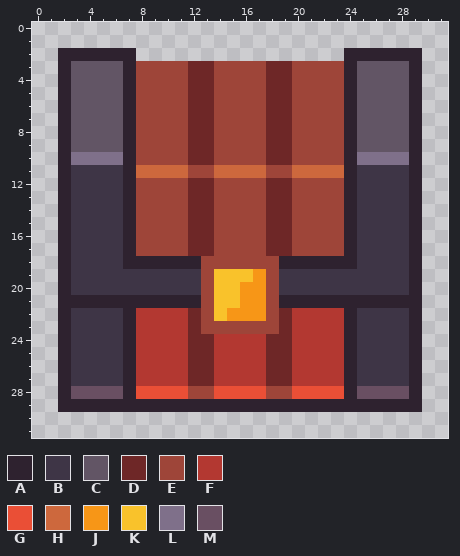
Pixel-art sprite -- data/images/tiles/chest/chest.png. The picture above was drawn from the file before the commit.
The file is 32x32 pixels.
Palette (. is transparent): A #2e222f  B #3e3546  C #625565  D #6e2727  E #9e4539  F #b33831  G #ea4f36  H #cd683d  J #f79617  K #f9c22b  L #7f708a  M #694f62
Pixels before, first column x 2:
 2 AAAAAA................AAAAAA
 3 ACCCCAEEEEDDEEEEDDEEEEACCCCA
 4 ACCCCAEEEEDDEEEEDDEEEEACCCCA
 5 ACCCCAEEEEDDEEEEDDEEEEACCCCA
 6 ACCCCAEEEEDDEEEEDDEEEEACCCCA
 7 ACCCCAEEEEDDEEEEDDEEEEACCCCA
 8 ACCCCAEEEEDDEEEEDDEEEEACCCCA
 9 ACCCCAEEEEDDEEEEDDEEEEACCCCA
10 ALLLLAEEEEDDEEEEDDEEEEALLLLA
11 ABBBBAHHHHEEHHHHEEHHHHABBBBA
12 ABBBBAEEEEDDEEEEDDEEEEABBBBA
13 ABBBBAEEEEDDEEEEDDEEEEABBBBA
14 ABBBBAEEEEDDEEEEDDEEEEABBBBA
15 ABBBBAEEEEDDEEEEDDEEEEABBBBA
16 ABBBBAEEEEDDEEEEDDEEEEABBBBA
17 ABBBBAEEEEDDEEEEDDEEEEABBBBA
18 ABBBBAAAAAAEEEEEEAAAAAABBBBA
19 ABBBBBBBBBBEKKKJEBBBBBBBBBBA
20 ABBBBBBBBBBEKKJJEBBBBBBBBBBA
21 AAAAAAAAAAAEKKJJEAAAAAAAAAAA
22 ABBBBAFFFFDEKJJJEDFFFFABBBBA
23 ABBBBAFFFFDEEEEEEDFFFFABBBBA
24 ABBBBAFFFFDDFFFFDDFFFFABBBBA
25 ABBBBAFFFFDDFFFFDDFFFFABBBBA
26 ABBBBAFFFFDDFFFFDDFFFFABBBBA
27 ABBBBAFFFFDDFFFFDDFFFFABBBBA
28 AMMMMAGGGGEEGGGGEEGGGGAMMMMA
29 AAAAAAAAAAAAAAAAAAAAAAAAAAAA
Now the later version:
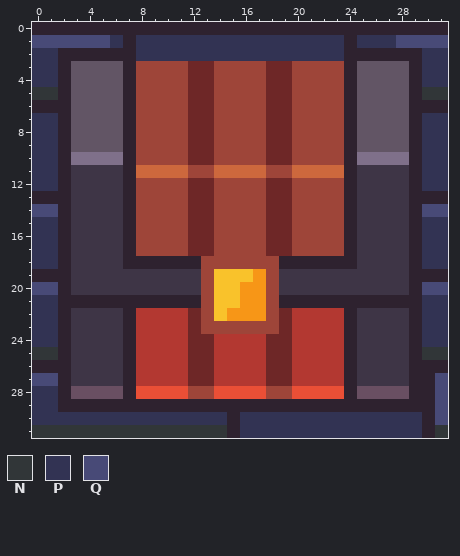
Colours new in this view: N #313638  P #323353  Q #484a77
From old to new:
y 0: x 0..31 ................................ -> AAAAAAAAAAAAAAAAAAAAAAAAAAAAAAAA
y 1: x 0..31 ................................ -> QQQQQQPAPPPPPPPPPPPPPPPPAPPPQQQQ
y 2: x 0..1 .. -> PP; x 8..23 ................ -> PPPPPPPPPPPPPPPP; x 30..31 .. -> PP
y 3..4: x 0..1 .. -> PP; x 30..31 .. -> PP
y 5: x 0..1 .. -> NN; x 30..31 .. -> NN
y 6: x 0..1 .. -> AA; x 30..31 .. -> AA
y 7..12: x 0..1 .. -> PP; x 30..31 .. -> PP
y 13: x 0..1 .. -> AA; x 30..31 .. -> AA
y 14: x 0..1 .. -> QQ; x 30..31 .. -> QQ
y 15..18: x 0..1 .. -> PP; x 30..31 .. -> PP
y 19: x 0..1 .. -> AA; x 30..31 .. -> AA
y 20: x 0..1 .. -> QQ; x 30..31 .. -> QQ
y 21..24: x 0..1 .. -> PP; x 30..31 .. -> PP
y 25: x 0..1 .. -> NN; x 30..31 .. -> NN
y 26: x 0..1 .. -> AA; x 30..31 .. -> AA
y 27: x 0..1 .. -> QQ; x 30..31 .. -> AQ
y 28..29: x 0..1 .. -> PP; x 30..31 .. -> AQ
y 30: x 0..31 ................................ -> PPPPPPPPPPPPPPPAPPPPPPPPPPPPPPAQ
y 31: x 0..31 ................................ -> NNNNNNNNNNNNNNNAPPPPPPPPPPPPPPAN
